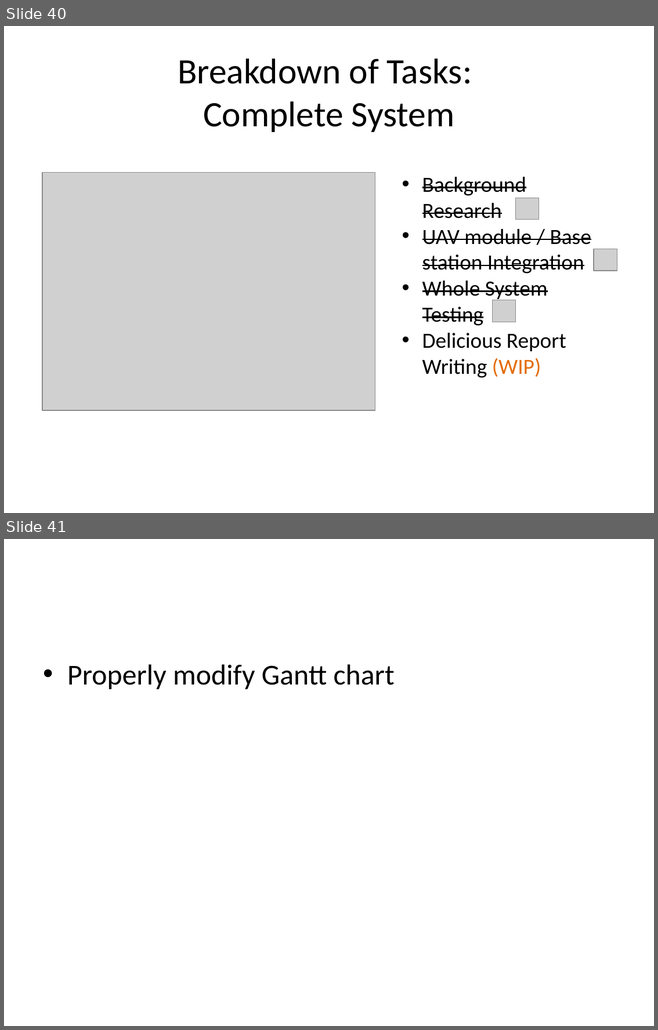
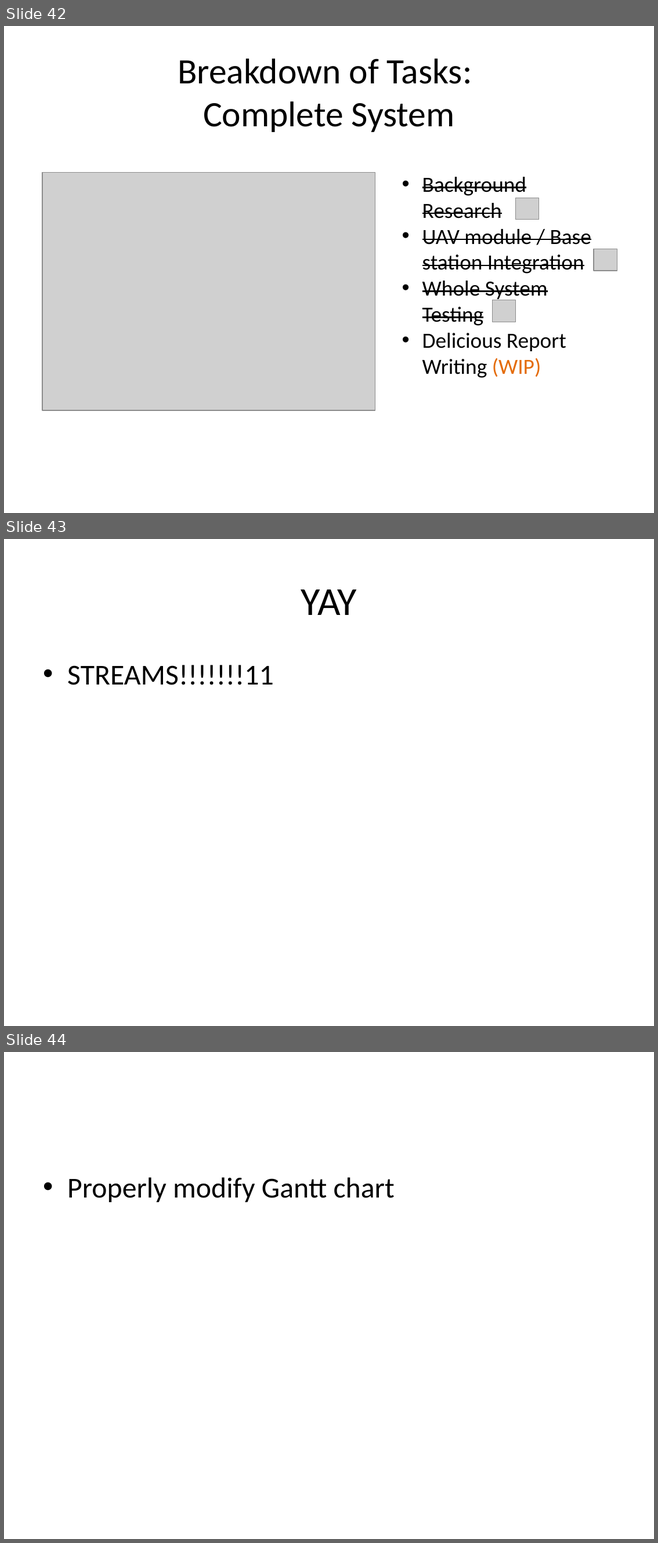
Before and after one commit to andybusse/uavcamera, a slide deck: documents/seminar 2/GDP Group 18 pres.pptx. Shown one above the other, each under a label of ours: slides 40 and 41 before the commit, slides 42, 43 and 44 after it. The pictures are 658x1030 and 658x1543 pixels, drawn with LibreOffice and Linux fonts; fonts in the diff are those of the drawing; grey boxes stand for pictures. Boxes give left, top, right and bottom in pixels: in the first picture for what was removed or moved away, otherwise in the second. Text is boxed around its words. In the diff, an @@ line names an element or a change of style, - is before the commit and + after.

```diff
--- a/documents/seminar 2/GDP Group 18 pres.pptx
+++ b/documents/seminar 2/GDP Group 18 pres.pptx
@@ slide 43 added at (4,539,654,1026), background #FFFFFF @@
@@ title added at (301,589,357,615), 44 pt, text #000000 @@
+YAY
@@ text added at (67,665,274,685), 32 pt, text #000000 @@
+• STREAMS!!!!!!!11
@@ what was slide 40 is now slide 42 @@
@@ what was slide 41 is now slide 44 @@
```
Also in this commit, not shown: 2 slides changed, 2 other slides added.
